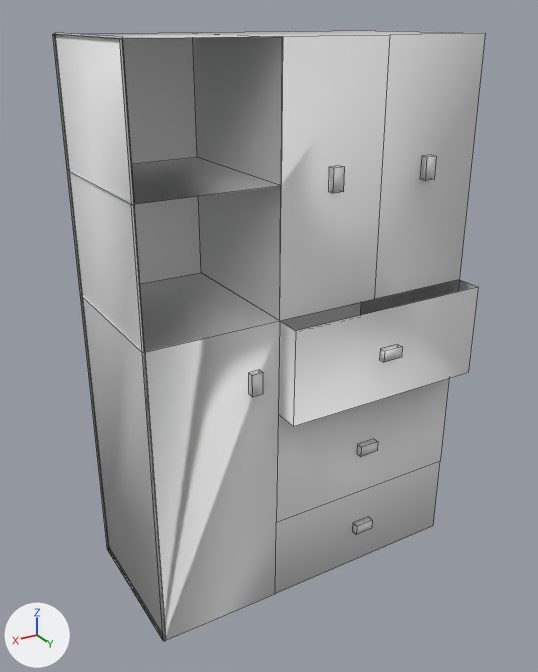
The FBX model Assets/Models/Kids/Kids_Cupboard.fbx: old version first, new version second.
Both versions are drawn from a 50 mm lens placed at (-3.63, -14.64, 12.27), pointed at (-11.38, -27.57, 5.8). Lighting does not change. The marker at lower left points along +X, +Y and +Z. Mesh edges are drawn as thin lines. Vertices at the same position are counted once.

The scene before the commit, as lines of its bpy script (objects in view):
```python
me_cube_011 = bpy.data.meshes.new('Cube.011')
me_cube_011.from_pydata(...)  # 103 vertices, 69 faces; spans x -6.61..1.0, y -3.01..1.18, z -1.0..10.93
ob_kid_wardrobe = bpy.data.objects.new('Kid-Wardrobe', me_cube_011)
ob_kid_wardrobe.location = (-8.89, -26.57, 1.05)
```
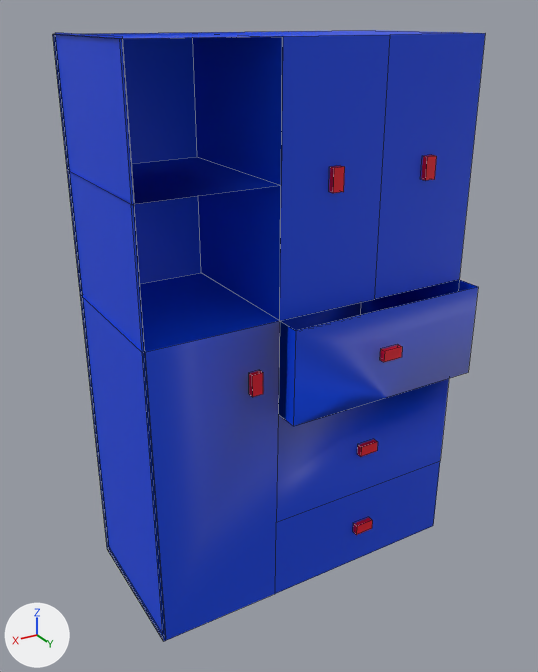
Where the newer file only moved an object's origin or applied its transform, the numbers keep the older frame.

Edits to the bpy script that builds the scene:
```text
Add mat_2:
    mat_2 = principled_material('2')
    mat_2.base_color = (0.8, 0.0, 0.017)  # red #e70023
Add mat_1:
    mat_1 = principled_material('1')
    mat_1.base_color = (0.0, 0.0575, 0.8)  # blue #0044e7
Change me_cube_011:
    where me_cube_011.from_pydata(...)  # 103 vertices, 69 faces; spans x -6.61..1.0, y -3.01..1.18, z -1.0..10.93
    used by ob_kid_wardrobe; location = (-8.89, -26.57, 1.05)
    me_cube_011 part 1: its shading normals changed
    me_cube_011 part 2: 29 of the faces centred in x -6.61..0.98, y -3.0..1.05, z 2.33..10.9 switch from no material to mat_1 (blue #0044e7)
    me_cube_011 part 3: 2 of the faces centred in x -4.2..-2.6, y -0.92..0.47, z -1.0..-0.01 switch from no material to mat_1 (blue #0044e7)
    me_cube_011 part 4: 2 of the faces centred in x 0.96..0.98, y -1.26, z -1.0 switch from no material to mat_1 (blue #0044e7)
    me_cube_011 part 5: 12 of the faces centred in x -4.43..-3.96, y 0.45..0.6, z -0.14..2.28 switch from no material to mat_2 (red #e70023)
    me_cube_011 part 6: 12 of the faces centred in x -5.48..-2.95, y 0.45..0.6, z 8.15..8.62 switch from no material to mat_2 (red #e70023)
    me_cube_011 part 7: 6 of the faces centred in x -4.43..-3.96, y 1.03..1.18, z 4.63..4.88 switch from no material to mat_2 (red #e70023)
    me_cube_011 part 8: 6 of the faces centred in x -1.41..-1.16, y 0.45..0.6, z 4.32..4.79 switch from no material to mat_2 (red #e70023)
```

Boxes (x1, y1, x2, y2) around the edits, measured in the pictures (538 x 672 px):
'Kid-Wardrobe', shading changed, recoloured (grey to blue)
    both: (53, 30, 485, 642)
part 2 of me_cube_011, recoloured (grey to blue)
    both: (53, 30, 485, 642)
part 3 of me_cube_011, recoloured (grey to blue)
    both: (108, 461, 440, 640)
part 4 of me_cube_011, recoloured
    before: (108, 551, 163, 639)
    after: (107, 549, 161, 636)
part 5 of me_cube_011, recoloured (grey to red)
    both: (353, 439, 378, 535)
part 6 of me_cube_011, recoloured (grey to red)
    both: (329, 155, 437, 193)
part 7 of me_cube_011, recoloured (grey to red)
    both: (380, 345, 402, 362)
part 8 of me_cube_011, recoloured (grey to red)
    both: (249, 371, 263, 397)
